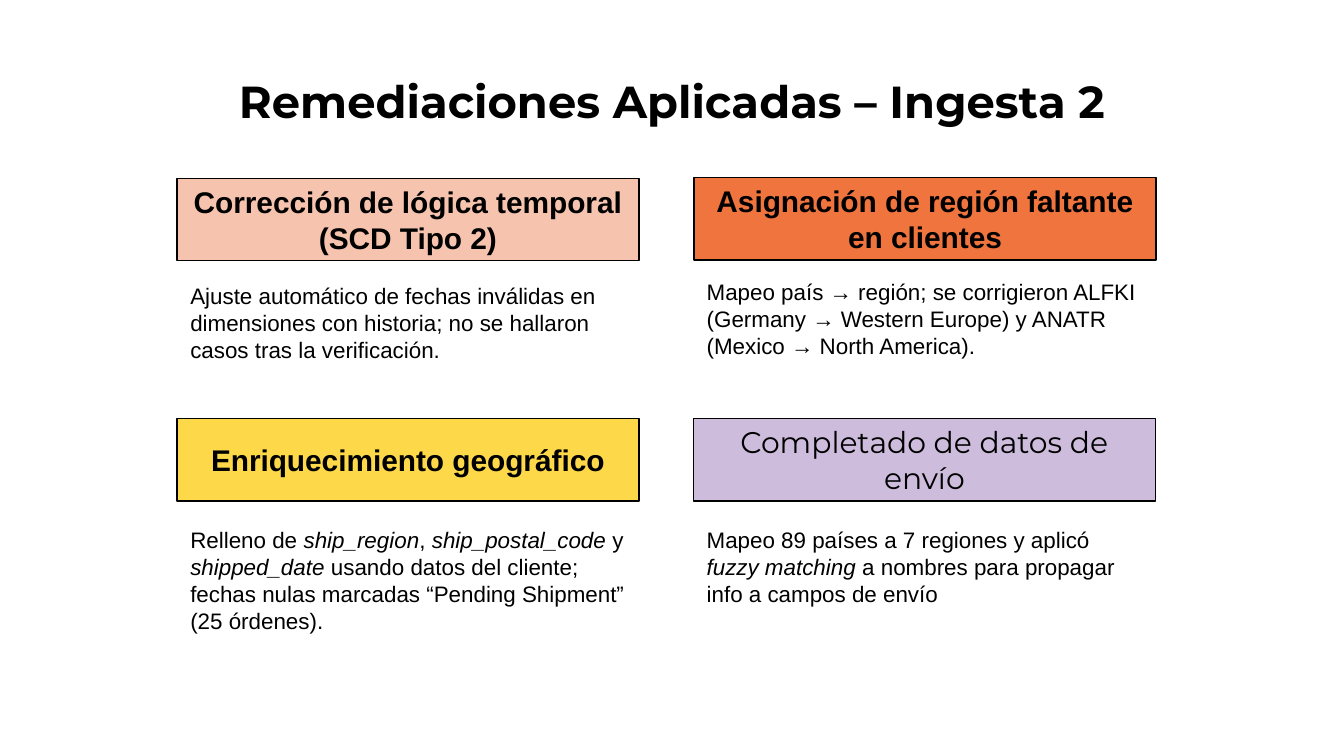
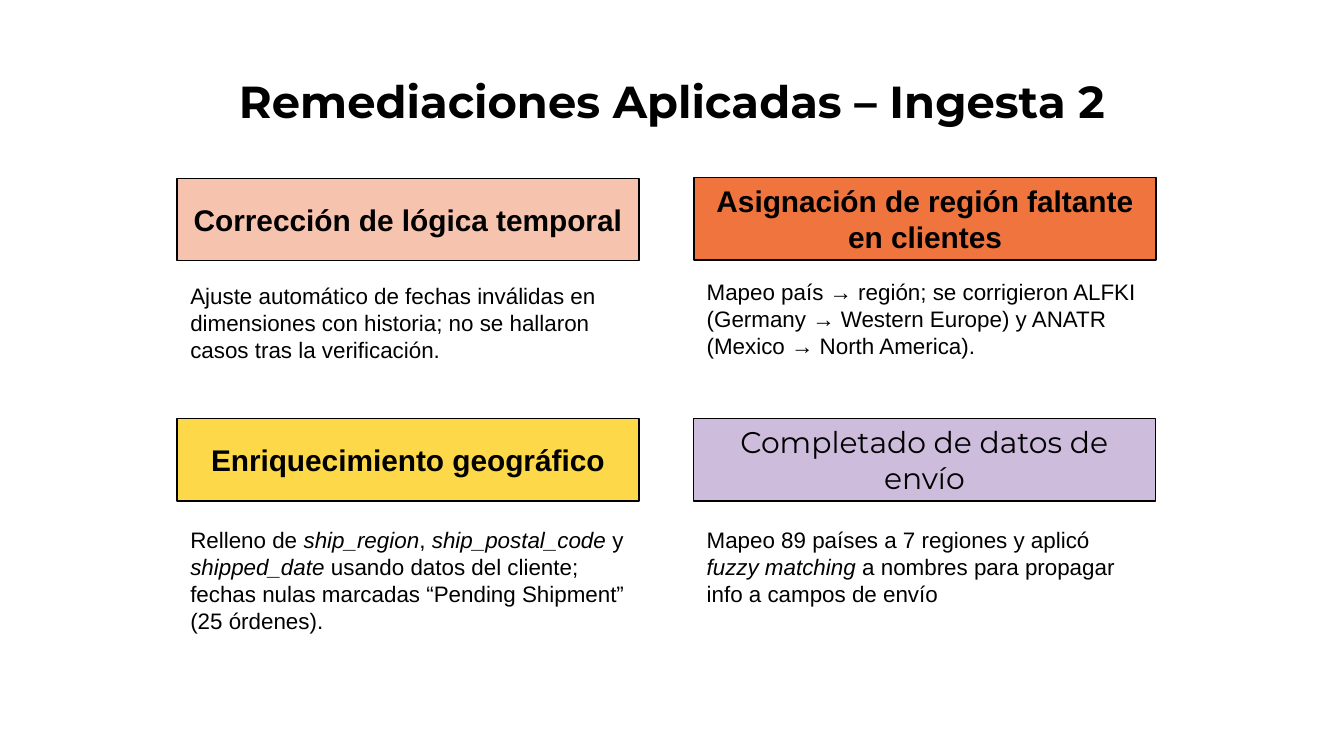
Before and after one commit to cmaslaton/tp_datawarehousing, a slide deck: slide 5 of informe - presentación/Introducción a Data Warehousing - Presentación.pptx. Drawn at 1344x756 pixels with LibreOffice and Linux fonts; fonts in the diff are those of the drawing. Boxes give left, top, right and bottom in pixels: in the first picture for what was removed or moved away, otherwise in the second. Text is boxed around its words. In the diff, an @@ line names an element or a change of style, - is before the commit and + after.

```diff
--- a/informe - presentación/Introducción a Data Warehousing - Presentación.pptx
+++ b/informe - presentación/Introducción a Data Warehousing - Presentación.pptx
@@ text in rectangle at [194,209,622,236]: text changed @@
-Corrección de lógica temporal (SCD Tipo 2)
+Corrección de lógica temporal
```
